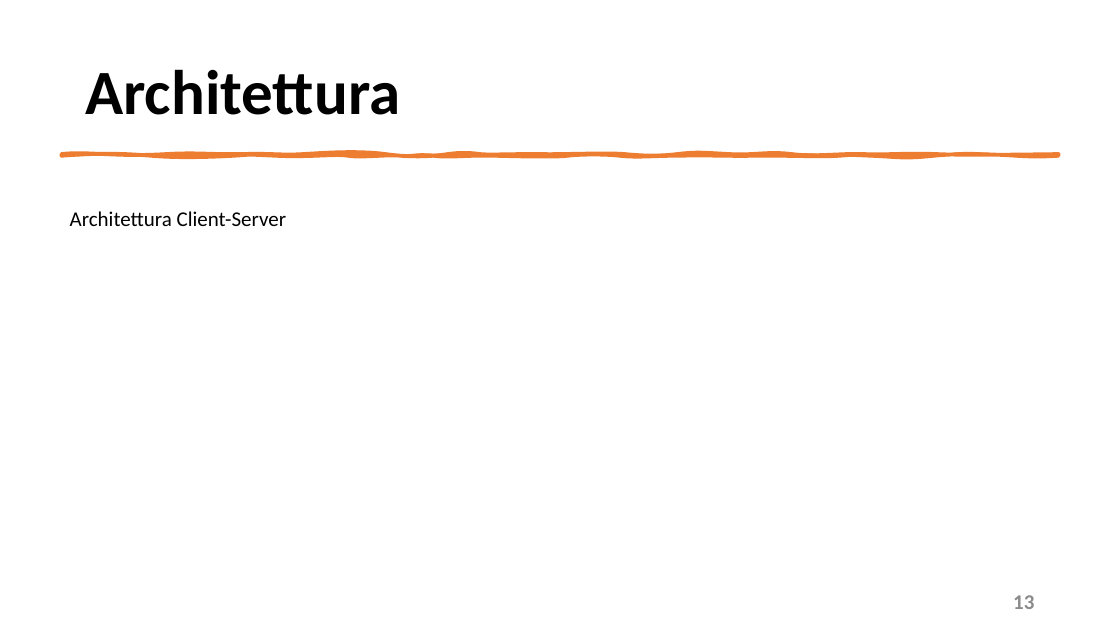
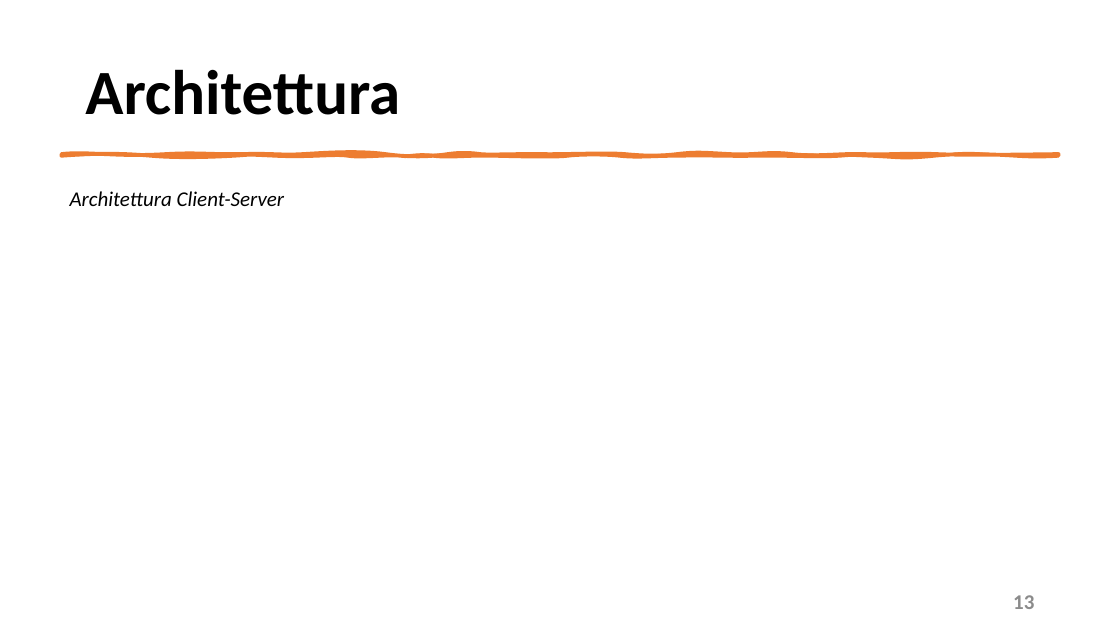
Before and after one commit to mangilimatteo/Progetto_Ingegneria_Software_Cattaneo_Mangili_Saini, a slide deck: slide 13 of Presentazione/Presentazione_Progetto.pptx. Drawn at 1120x630 pixels with LibreOffice and Linux fonts; fonts in the diff are those of the drawing. Boxes give left, top, right and bottom in pixels: in the first picture for what was removed or moved away, otherwise in the second. Text is boxed around its words. In the diff, an @@ line names an element or a change of style, - is before the commit and + after.

Commit message:
Update Presentazione Progetto
Compilazione Architettura

```diff
--- a/Presentazione/Presentazione_Progetto.pptx
+++ b/Presentazione/Presentazione_Progetto.pptx
@@ text "Architettura Client-Server": place and size @@
-text "Architettura Client-Server" at [70,211,286,226]
+text "Architettura Client-Server" at [70,191,284,206]
@@ text "Architettura Client-Server" at [70,191,284,206]: italic on @@
```
